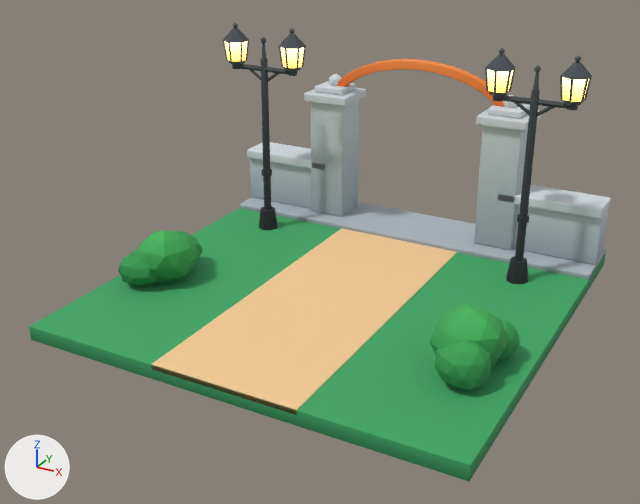
Before and after pictures for a commit that changed the glTF model modelos/parque/losetas/portal_faroles.glb.
Both versions are drawn from a 50 mm camera at (5.18, -10.07, 5.69) aimed at (-0.1, -0.47, 0.89). Every picture has the same lights, and +X, +Y and +Z are marked at lower left. The older version comes first.

Before the edit, the objects in view are built like this:
```python
me_portal_faroles = bpy.data.meshes.new('portal_faroles')
me_portal_faroles.from_pydata(...)  # 1932 vertices, 3552 faces; spans x -3.0..3.0, y -3.0..3.0, z 0.0..3.46
me_portal_faroles.materials.append(mat_parque)
ob_portal_faroles = bpy.data.objects.new('portal_faroles', me_portal_faroles)
ob_portal_faroles.location = (0.0, 0.0, 0.0)
```
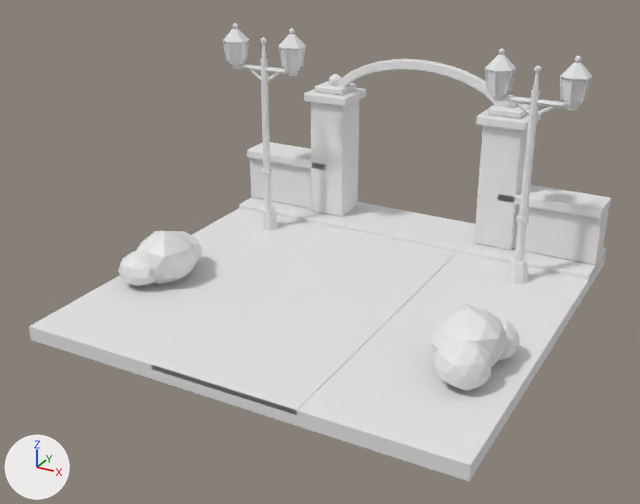
Pixel boxes (x1, y1, x2, y2) of what changed, in the pictures (640 x 504 px):
'portal_faroles', recoloured (lighter)
    both: (29, 23, 611, 481)

The change, as a diff of the scene's bpy script:
```diff
--- a/modelos/parque/losetas/portal_faroles.glb.py
+++ b/modelos/parque/losetas/portal_faroles.glb.py
@@ me_portal_faroles @@
 me_portal_faroles.from_pydata(...)  # 1932 vertices, 3552 faces; spans x -3.0..3.0, y -3.0..3.0, z 0.0..3.46
-me_portal_faroles.materials.append(mat_parque)
```
